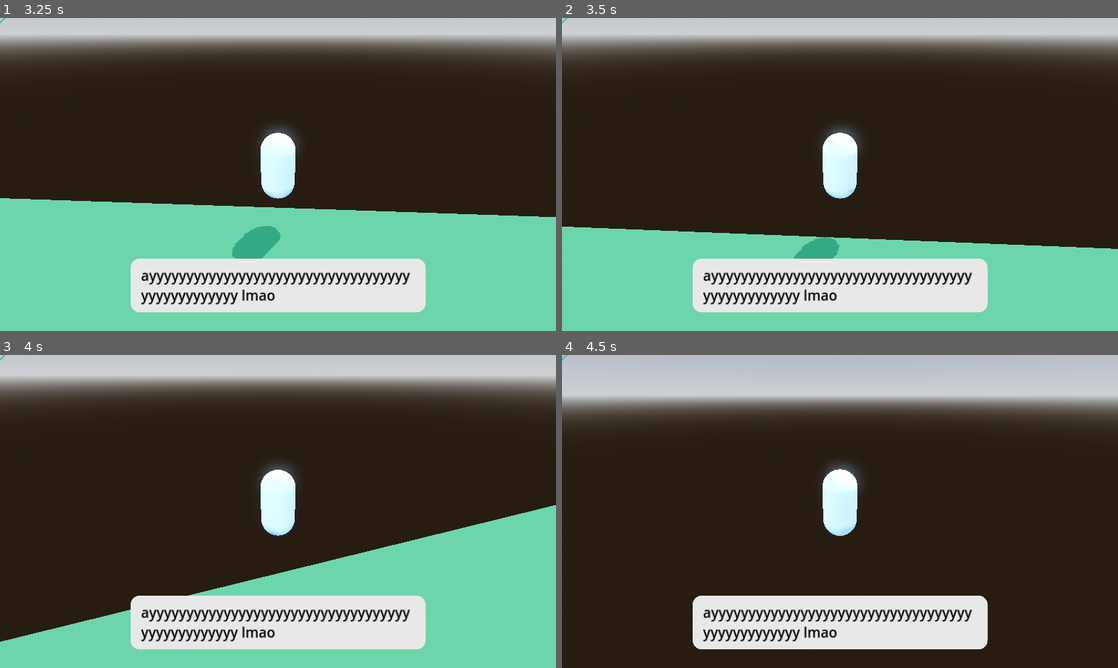
Above: before the commit, frames 1-4 (two rows, left to right).
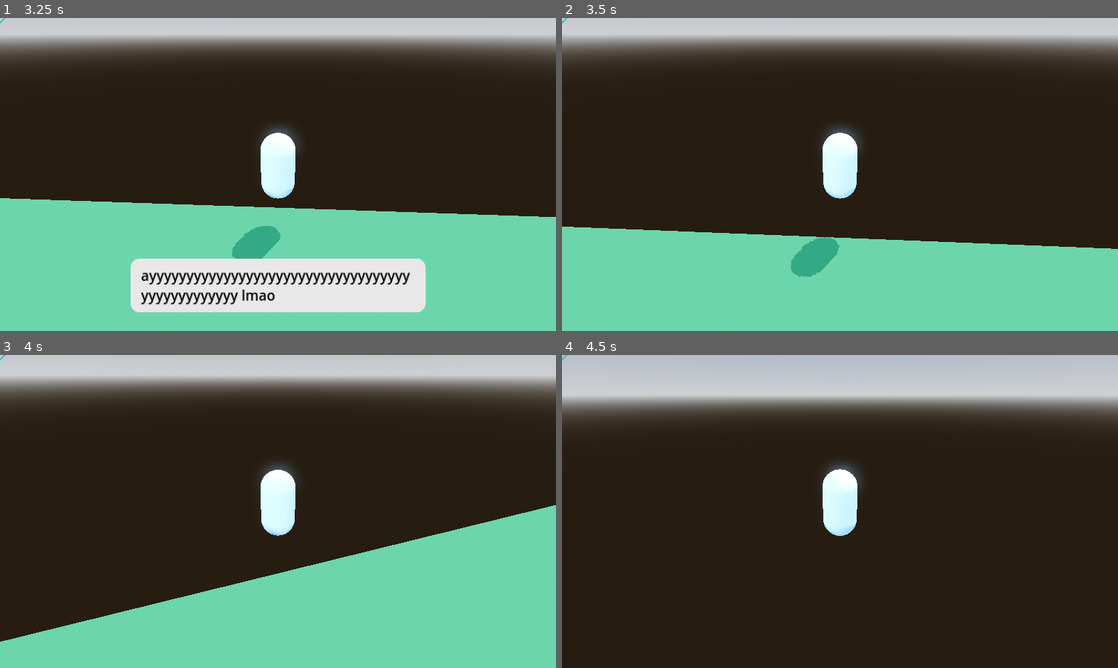
Above: after the commit, the same moments.

Repository: kyle-hessel/godot-narrative-prototype
Game: Godot game, scene res://scenes/main.tscn
The game is run twice, just before and just after one commit, with the same random seed, the same clock (stepped at 60 frames per second) and the same inputs. The engine's default icon, where the game draws it, is replaced by a stand-in: a white triangle on a blue panel in a dark square.
Inputs (mouse positions are in pixels of both pictures, inside the frame that each line leads up to):
- Up to frame 1 (3.25 s): tap Enter at 0.5 s; move the mouse to (305, 174) at 0.52 s; press the mouse at (305, 174) at 0.53 s; hold W (forward) from 0.53 s (still down); tap Space (jump) at 0.77, 1.52, 3.02 s; move the mouse to (250, 174) at 1.27 s; release the mouse at (250, 174) at 1.28 s; tap 1 (combat_action1) at 1.35 s; click (250, 174) at 1.55 s; move the mouse to (289, 168) at 2.02 s; hold 2 (combat_action2) 2.03-2.78 s; click (289, 168) at 2.3 s; move the mouse to (272, 180) at 2.77 s; tap 3 (combat_action3) at 2.85 s; click (272, 180) at 3.05 s
- Up to frame 2 (3.5 s): keep holding W (forward)
- Up to frame 3 (4 s): keep holding W (forward); move the mouse to (316, 514) at 3.52 s; hold 4 (combat_action4) from 3.53 s (still down); tap Space (jump) at 3.77 s; click (316, 514) at 3.8 s
- Up to frame 4 (4.5 s): keep holding W (forward); move the mouse to (795, 508) at 4.27 s; release 4 (combat_action4) at 4.28 s; tap R (day_increment_test) at 4.35 s

Frame 1 is identical in both runs. In frame 2, 9.0% of the frame differs, in the area x 23-77%, y 76-94%; in frame 3, 9.0%; in frame 4, 8.8%.
Error before the commit: Invalid assignment of property or key 'current_line_index' with value of type 'int' on a base object of type 'Control (DialogueManager)'. (res://scripts/manage…

Commit message:
Laid some scaffolding for a more robust dialogue system in the dialogue_manager - recognizing if the dialogue is a player response or an NPC dialogue and branching behavior based on this. Had to introduce a few more variables but overall it should still be pretty lightweight, just need to make sure I don't mix up player dialogue data and NPC dialogue data. The next step is tailoring show_textbox based on the dialogue type that is passed in.

Diff:
--- a/scripts/managers/dialogue_manager.gd
+++ b/scripts/managers/dialogue_manager.gd
@@ -8,43 +8,53 @@
 var textbox_inst: Textbox
 var textbox_response_inst: TextboxResponse
 
-var dialogue_lines: Array[String] = []
+var npc_dialogue_lines: Array[String]
+var player_response_lines: Array[String]
+var current_dialogue_type: Dialogue.DialogueType
 var line_index: int = 0
 
-var is_dialogue_active: bool = false
+var is_npc_dialogue_active: bool = false
+var is_player_dialogue_active: bool = false
 var can_advance_line: bool = false
 
 func _unhandled_input(event: InputEvent) -> void:
 	# if the right key is pressed, there is an active dialogue, and there is a line to advance to, reload the textbox.
 	if event.is_action_pressed("gui_select"):
-		if is_dialogue_active && can_advance_line:
+		if is_npc_dialogue_active && can_advance_line:
 			reload_textbox()
 		# if the key is pressed early before the line can be advanced, display the rest of the line all at once.
-		elif is_dialogue_active && !can_advance_line:
+		elif is_npc_dialogue_active && !can_advance_line:
 			textbox_inst.display_line()
 
 # starts a new dialogue if one isn't active by displaying a textbox with the given dialogue lines.
-func start_dialogue(lines: Array[String]) -> void:
-	if is_dialogue_active:
-		return
+func start_dialogue(lines: Array[String], dialogue_type: Dialogue.DialogueType = Dialogue.DialogueType.DEFAULT) -> void:
+	current_dialogue_type = dialogue_type
 
-	# overwrite pre-existing dialogue_lines with new lines that were passed to the dialogue manager.
-	dialogue_lines = lines
-	show_textbox()
+	if dialogue_type != Dialogue.DialogueType.RESPONSE:
+		if is_npc_dialogue_active:
+			return
+		# overwrite pre-existing dialogue_lines with new lines that were passed to the dialogue manager.
+		npc_dialogue_lines = lines
+		# mark dialogue as active once a textbox is shown so another can't be instantiated over the existing one.
+		is_npc_dialogue_active = true
+	else:
+		if is_player_dialogue_active:
+			return
+		player_response_lines = lines
+		is_player_dialogue_active = true
 
-	# mark dialogue as active once a textbox is shown so another can't be instantiated over the existing one.
-	is_dialogue_active = true
+	show_textbox(dialogue_type)
 
 # instantiate the textbox, hook up a signal for advancing dialogue lines, and begin dialogue printing to the textbox.
-func show_textbox() -> void:
+func show_textbox(dialogue_type: Dialogue.DialogueType) -> void:
 	textbox_inst = textbox.instantiate()
-	# for consistent naming behind the scenes, probably not necessary but could be useful.
-	textbox_inst.name = "TextboxLine" + str(line_index)
 	# mark can_advance_line as true again once the textbox deems the current string as finished displaying, using this lamba function.
 	textbox_inst.finished_displaying.connect(func(): can_advance_line = true)
 	add_child(textbox_inst)
+	# for consistent naming behind the scenes, probably not necessary but could be useful.
+	textbox_inst.name = "TextboxLine" + str(line_index)
 	# using the current line index (incremented using player input), decide which dialogue line to print from what was passed into the manager.
-	textbox_inst.begin_display(dialogue_lines[line_index])
+	textbox_inst.begin_display(npc_dialogue_lines[line_index])
 	# mark can_advance_line to false for now so that the line can't be skipped pre-emptively (modify later to print out all dialogue at once when skipping early).
 	can_advance_line = false
 
@@ -54,10 +64,10 @@
 
 	line_index += 1
 	# if there is no more dialogue, reset to defaults.
-	if line_index >= dialogue_lines.size():
-		is_dialogue_active = false
+	if line_index >= npc_dialogue_lines.size():
+		is_npc_dialogue_active = false
 		can_advance_line = false
 		line_index = 0
 		return
 
-	show_textbox()
+	show_textbox(current_dialogue_type)
--- a/scripts/managers/ui_manager.gd
+++ b/scripts/managers/ui_manager.gd
@@ -45,6 +45,6 @@
 	Input.mouse_mode = Input.MOUSE_MODE_CAPTURED
 
 func dialogue_early_out() -> void:
-	if dialogue_manager.is_dialogue_active:
-		dialogue_manager.current_line_index = 99 # overload to a value bigger than any array of dialogue strings ever ought to be to force-delete.
+	if dialogue_manager.is_npc_dialogue_active:
+		dialogue_manager.line_index = 99 # overload to a value bigger than any array of dialogue strings ever ought to be to force-delete.
 		dialogue_manager.reload_textbox()
--- a/scripts/npc_scripts/npc_base.gd
+++ b/scripts/npc_scripts/npc_base.gd
@@ -26,7 +26,7 @@
 func _on_overlap_area_body_entered(body: Node3D):
 	if body is Player:
 		# sample dialogue trigger by an NPC.
-		GameManager.ui_manager.dialogue_manager.start_dialogue(dialogue.lines)
+		GameManager.ui_manager.dialogue_manager.start_dialogue(dialogue.lines, dialogue.dialogue_type)
 
 func _on_overlap_area_body_exited(body: Node3D):
 	if body is Player:
